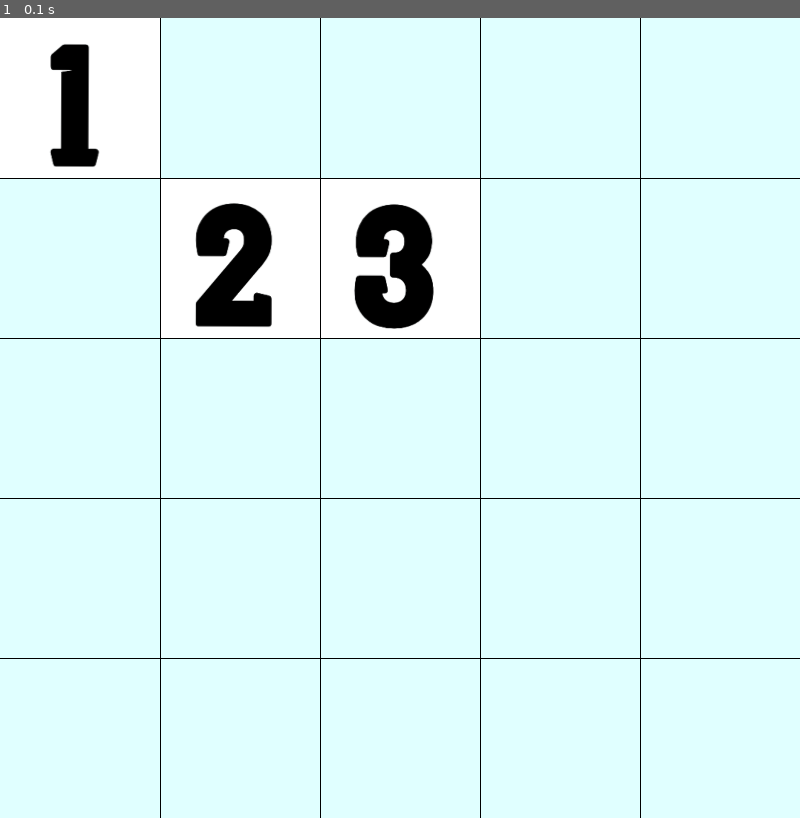
Above: before the commit, frame 1.
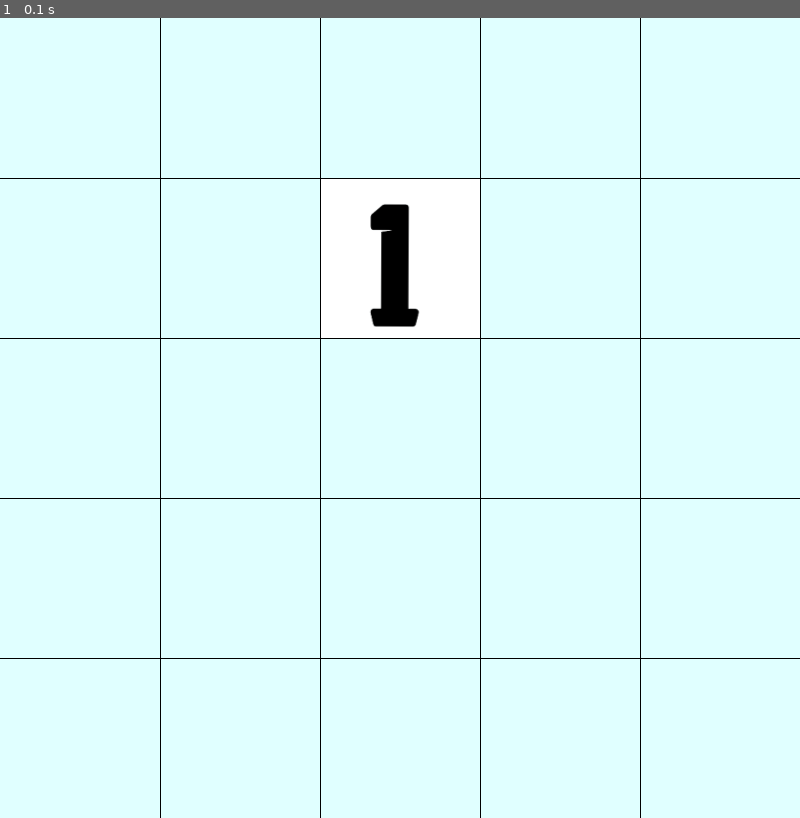
Above: after the commit, the same moment.

Repository: Safewaan/Chimpanzee-Test
Game: pygame game, started from pygameTemplate.py
Same seed, same stepped clock (60 frames per second), same inputs: the game is played once before the commit and once after it.
Inputs:
- Up to frame 1 (0.1 s): no input

The runs differ from the first frame. In frame 1, 8.8% of the frame differs, in the area x 0-55%, y 0-40%.

Commit message:
Sprites are in random locations
- Added random feature to sprite locations
- Added seperate .py file to store sprite variables

Diff:
--- a/CordGenerator.py
+++ b/CordGenerator.py
@@ -34,4 +34,4 @@
     #Return
     return (cords)
 
-print (CordGen(5, 800, 800))
+print (len(CordGen(5, 800, 800)))
--- /dev/null
+++ b/NumberImages.py
@@ -0,0 +1,8 @@
+#Imports
+import pygame
+from pygame.locals import *
+
+#Images
+one = pygame.image.load("1.png")
+two = pygame.image.load("2.png")
+three = pygame.image.load("3.png")
--- a/pygameTemplate.py
+++ b/pygameTemplate.py
@@ -1,8 +1,11 @@
 #Imports
 import sys
 import pygame
+import random
+import CordGenerator
 from pygame.locals import *
 from PygameColours import *
+from NumberImages import *
 
 #Pygame init
 pygame.init()
@@ -16,28 +19,28 @@
 pygame.display.set_caption ('Monky Together sTRonk')
 screen.fill(colourLightCyan)
 
-#Number Images
-one = pygame.image.load("1.png")
-one_rect = one.get_rect()
-one_rect = one_rect.move(0, 0)
-screen.blit(one, one_rect)
-
-two = pygame.image.load("2.png")
-two_rect = two.get_rect()
-two_rect = two_rect.move(160, 160)
-screen.blit(two, two_rect)
-
-three = pygame.image.load("3.png")
-three_rect = three.get_rect()
-three_rect = three_rect.move(320, 160)
-screen.blit(three, three_rect)
-
 gD = 5
 incrementX, incrementY = width / gD, height / gD
 incrementXTotal, incrementYTotal = 0, 0
 
+#Number Images
+cordsList = CordGenerator.CordGen(gD, width, height)
+
+one_rect = one.get_rect()
+one_rect = one_rect.move(cordsList.pop(random.randint(0, len(cordsList))))
+screen.blit(one, one_rect)
+
+"""
+two_rect = two.get_rect()
+two_rect = two_rect.move(CordGenerator.CordGen(gD, width, height).pop(random.randint(0, len(CordGenerator.CordGen(gD, width, height)))))
+screen.blit(two, two_rect)
+
+three_rect = three.get_rect()
+three_rect = three_rect.move(CordGenerator.CordGen(gD, width, height).pop(random.randint(0, len(CordGenerator.CordGen(gD, width, height)))))
+screen.blit(three, three_rect)
+"""
+
 #Generates lines
-incrementXTotal, incrementYTotal = 0, 0
 
 for xy in range (gD - 1):
   #x-axis
